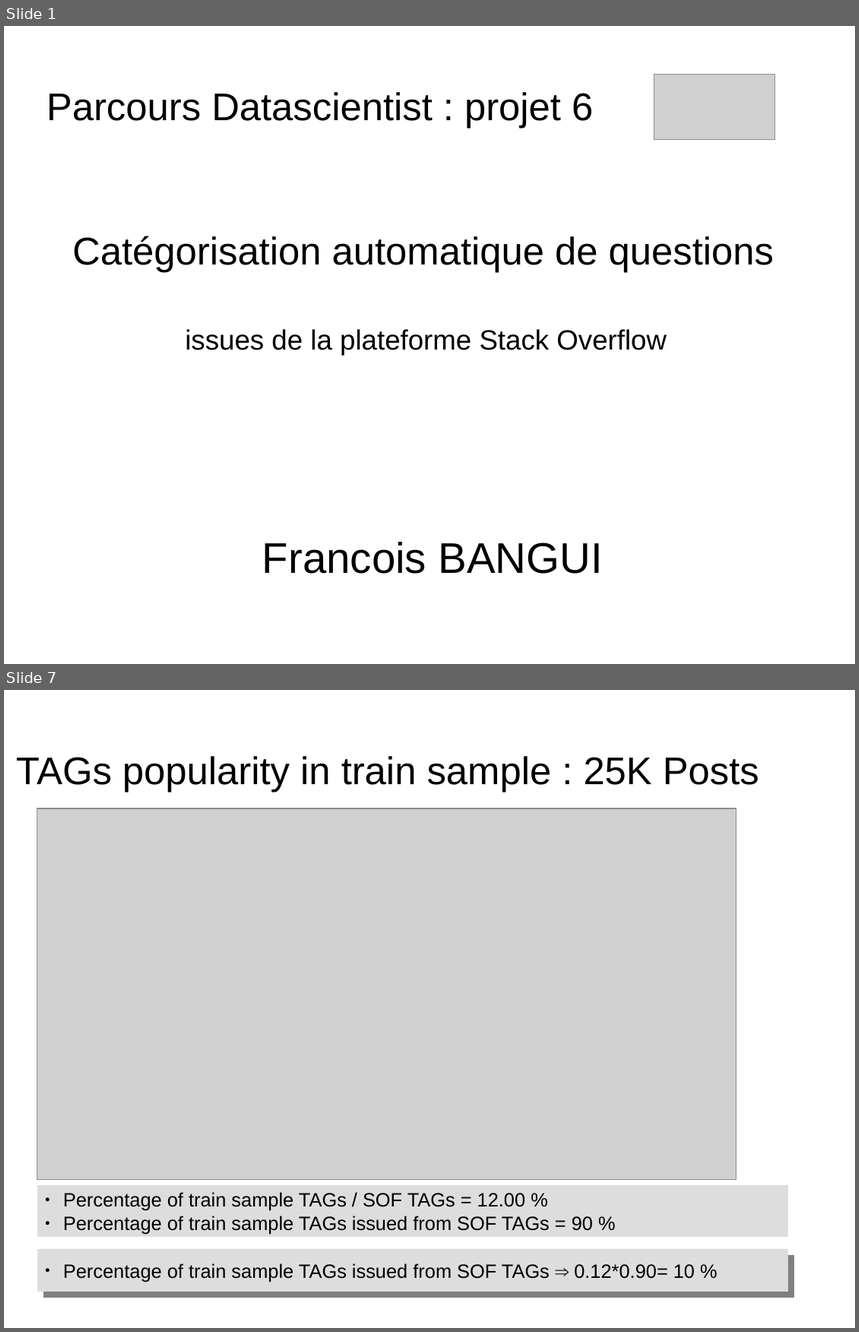
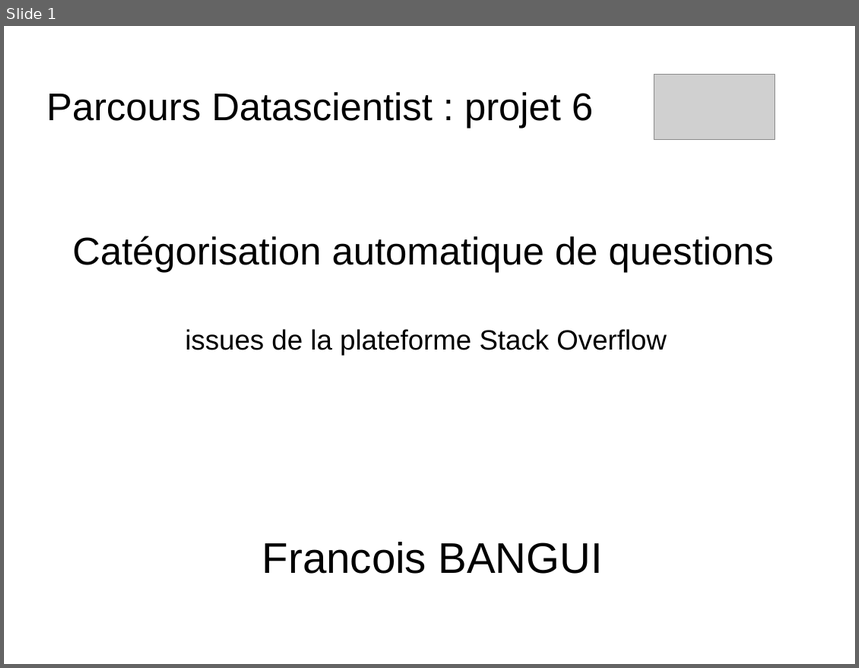
Before and after one commit to dataforcast/OC_Datascientist, a slide deck: P6/report/Openclassrooms_ParcoursDatascientist_P6-V1.odp. Shown one above the other, each under a label of ours: slides 1 and 7 before the commit, slide 1 after it; the slides between them are not shown. The pictures are 859x1332 and 859x668 pixels, drawn with LibreOffice and Linux fonts; fonts in the diff are those of the drawing; grey boxes stand for pictures; background and template pictures are left out. Boxes give left, top, right and bottom in pixels: in the first picture for what was removed or moved away, otherwise in the second. Text is boxed around its words. In the diff, an @@ line names an element or a change of style, - is before the commit and + after.

```diff
--- a/P6/report/Openclassrooms_ParcoursDatascientist_P6-V1.odp
+++ b/P6/report/Openclassrooms_ParcoursDatascientist_P6-V1.odp
@@ slide 7 removed at <box>4,690,855,1328</box>, background picture (left out) @@
@@ title removed at <box>16,756,759,792</box> @@
-TAGs popularity in train sample : 25K Posts
@@ picture removed at <box>37,809,737,1180</box> @@
@@ rectangle removed at <box>37,1186,788,1238</box> @@
-● Percentage of train sample TAGs / SOF TAGs = 12.00 %
-● Percentage of train sample TAGs issued from SOF TAGs = 90 %
@@ rectangle removed at <box>37,1249,788,1292</box> @@
-● Percentage of train sample TAGs issued from SOF TAGs ⇒ 0.12*0.90= 10 %
```
Also in this commit, not shown: 19 slides changed, 8 slides added, 2 other slides removed, 9 other files.
